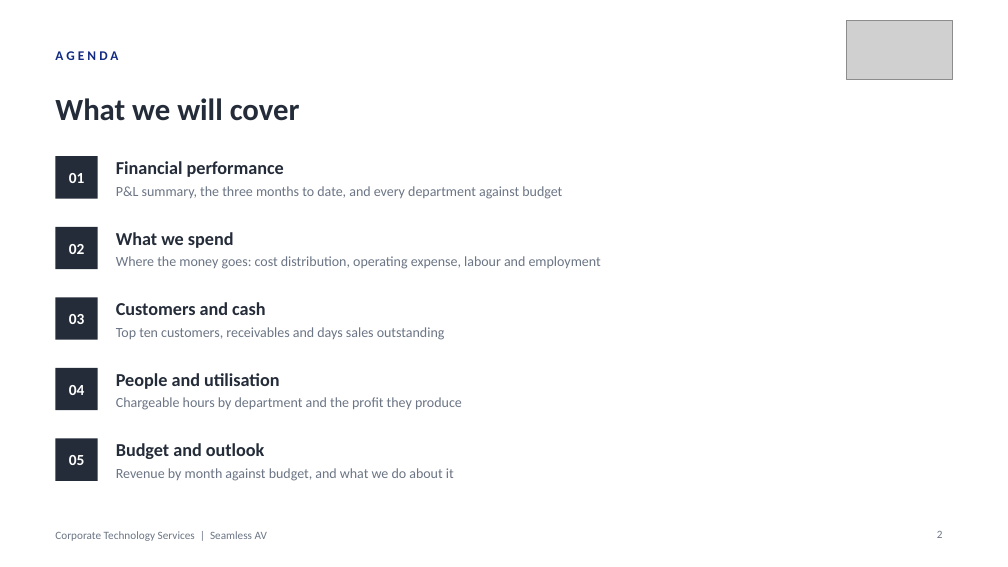
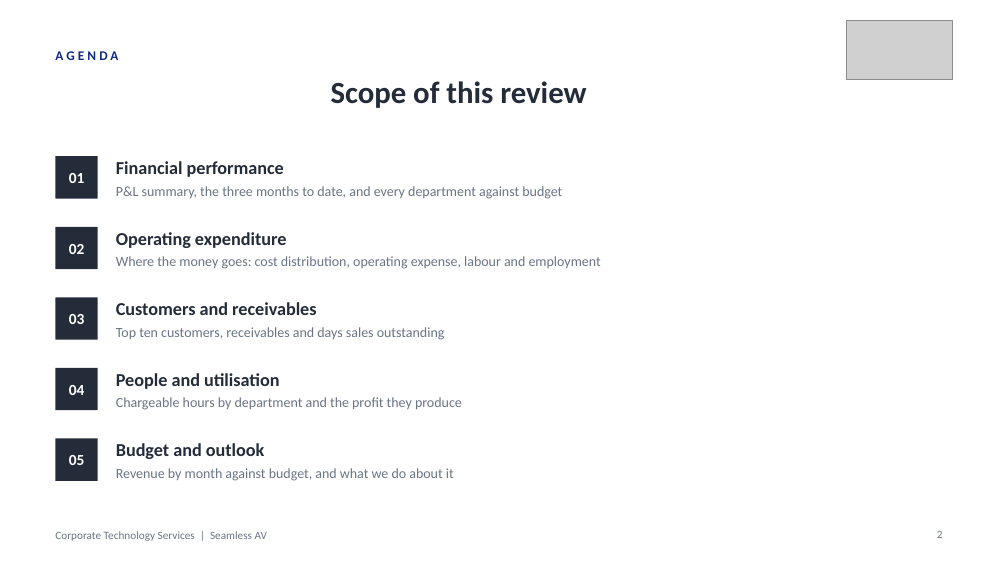
Before and after one commit to WesleyNelson-O33/Claude, a slide deck: slide 2 of deck/CTS Monthly Business Review - 30092026.pptx. Drawn at 1008x567 pixels with LibreOffice and Linux fonts; fonts in the diff are those of the drawing; grey boxes stand for pictures. Boxes give left, top, right and bottom in pixels: in the first picture for what was removed or moved away, otherwise in the second. Text is boxed around its words. In the diff, an @@ line names an element or a change of style, - is before the commit and + after.

```diff
--- a/deck/CTS Monthly Business Review - 30092026.pptx
+++ b/deck/CTS Monthly Business Review - 30092026.pptx
@@ text at (331,81,586,108): text changed @@
-What we will cover
+Scope of this review
@@ text at (116,232,286,248): text changed @@
-What we spend
+Operating expenditure
@@ text at (116,302,316,315): text changed @@
-Customers and cash
+Customers and receivables
```
Also in this commit, not shown: 36 other slides changed, 3 other files.
